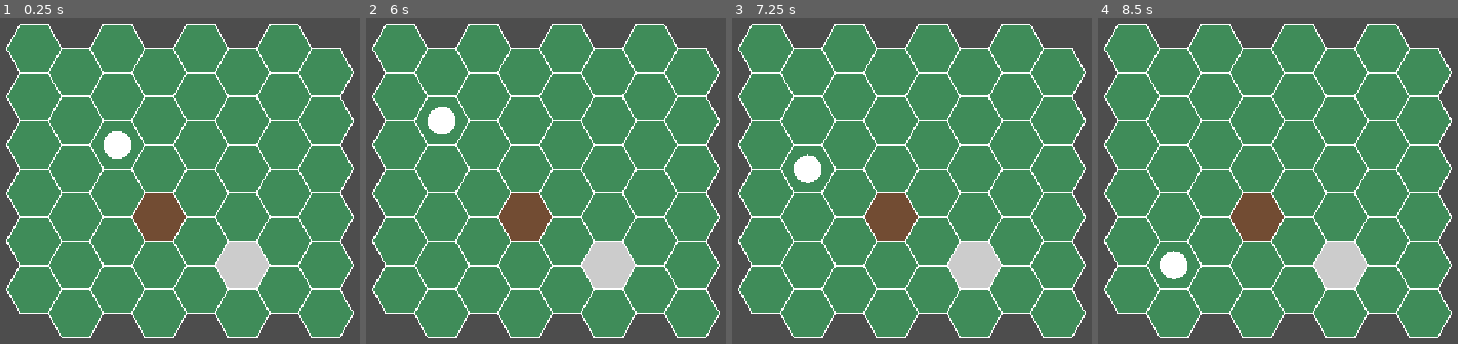
Above: before the commit, frames 1-4 (left to right).
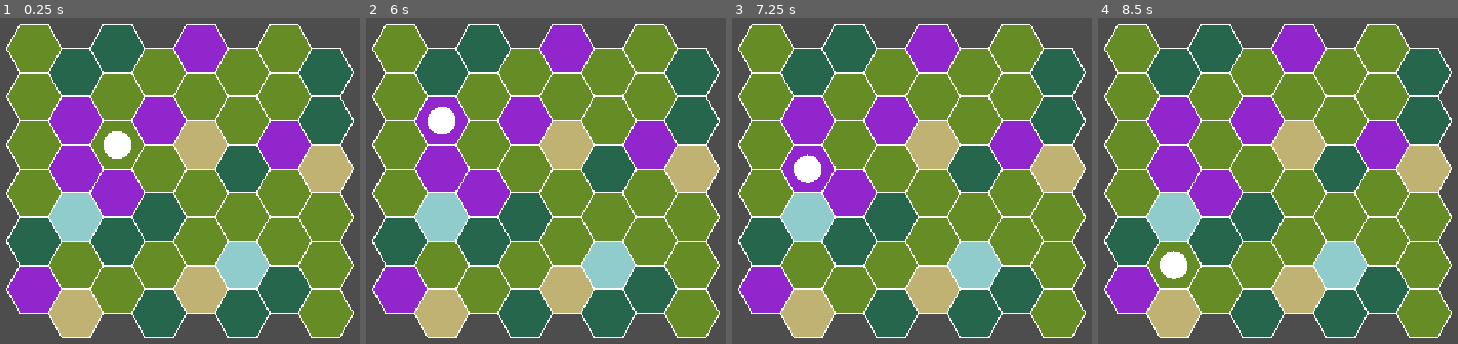
Above: after the commit, the same moments.

Repository: CookieZ0710/armello-lite
Game: Godot game, scene res://scenes/Main.tscn
Same seed, same stepped clock (60 frames per second), same inputs: the game is played once before the commit and once after it.
Inputs (mouse positions are in pixels of both pictures, inside the frame that each line leads up to):
- Up to frame 1 (0.25 s): no input
- Up to frame 2 (6 s): tap Enter at 0.5, 2, 3.5 s; move the mouse to (398, 47) at 0.52 s; click (398, 47) at 0.67 s; tap Space at 1.25, 2.75, 4.25 s; move the mouse to (398, 96) at 1.27 s; click (398, 96) at 1.42 s; move the mouse to (398, 145) at 2.02 s; click (398, 145) at 2.17 s; move the mouse to (398, 194) at 2.77 s; click (398, 194) at 2.92 s; move the mouse to (398, 239) at 3.52 s; click (398, 239) at 3.67 s; move the mouse to (398, 288) at 4.27 s; click (398, 288) at 4.42 s; move the mouse to (441, 73) at 5.02 s; click (441, 73) at 5.17 s; move the mouse to (441, 122) at 5.77 s; click (441, 122) at 5.92 s
- Up to frame 3 (7.25 s): move the mouse to (807, 167) at 6.52 s; click (807, 167) at 6.67 s
- Up to frame 4 (8.5 s): move the mouse to (1173, 216) at 7.27 s; click (1173, 216) at 7.42 s; move the mouse to (1173, 265) at 8.02 s; click (1173, 265) at 8.17 s

The runs differ from the first frame. In frame 1, 77% of the frame differs, in the area x 1-99%, y 2-98%; in frame 2, 77%; in frame 3, 77%; in frame 4, 77%.

Commit message:
added more tile types

Diff:
--- a/scripts/hex_tile.gd
+++ b/scripts/hex_tile.gd
@@ -4,16 +4,20 @@
 signal tile_clicked(coordinates)
 var coordinates = Vector2i.ZERO
 enum TileType {
-	GRASS,
-	SWAMP,
-	MOUNTAIN
+	GRASS,			# plain
+	FOREST,			# stealth at night
+	SWAMP,			# -1 health
+	STONE,			# +1 health
+	MOUNTAIN,		# 2 ap
+	SETTLEMENT,		#
+	RUINS			#
 }
 var tile_type: TileType = TileType.GRASS	# our default tile type
 var movement_cost: int = 1
 var health_change: int = 0
 
 @export var radius: float = 40.0
-@export var tile_color: Color = Color(0.25, 0.55, 0.35)
+@export var tile_color: Color = Color(0.4, 0.55, 0.15, 1.0)
 
 func _ready():
 	var polygon = $Polygon2D
@@ -49,15 +53,31 @@
 
 	match tile_type:
 		TileType.GRASS:
-			tile_color = Color(0.25, 0.55, 0.35)
+			tile_color = Color(0.4, 0.55, 0.15)
+			movement_cost = 1
+			health_change = 0
+		TileType.FOREST:
+			tile_color = Color(0.15, 0.4, 0.3)
 			movement_cost = 1
 			health_change = 0
 		TileType.SWAMP:
-			tile_color = Color(0.45, 0.30, 0.20)
+			tile_color = Color(0.45, 0.30, 0.2)
 			movement_cost = 1
 			health_change = -1
+		TileType.STONE:
+			tile_color = Color(0.57, 0.8, 0.8)
+			movement_cost = 1
+			health_change = +1
 		TileType.MOUNTAIN:
 			tile_color = Color(0.8, 0.8, 0.8)
+			movement_cost = 2
+			health_change = 0
+		TileType.SETTLEMENT:
+			tile_color = Color(0.75, 0.7, 0.45)
+			movement_cost = 2
+			health_change = 0
+		TileType.RUINS:
+			tile_color = Color(0.57, 0.15, 0.8)
 			movement_cost = 2
 			health_change = 0
 
@@ -68,9 +88,17 @@
 	match tile_type:
 		TileType.GRASS:
 			return "GRASS"
+		TileType.FOREST:
+			return "FOREST"
 		TileType.SWAMP:
 			return "SWAMP"
+		TileType.STONE:
+			return "STONE"
 		TileType.MOUNTAIN:
 			return "MOUNTAIN"
+		TileType.SETTLEMENT:
+			return "SETTLEMENT"
+		TileType.RUINS:
+			return "RUINS"
 
 	return "UNKNOWN"
--- a/scripts/main.gd
+++ b/scripts/main.gd
@@ -11,8 +11,11 @@
 var hex_tiles = {}						# our map container
 
 func _ready() -> void:
+	randomize()
+
 	generate_map()		# make hex tiles
 	center_map()		# check and move to mid of tiles
+
 	player_coordinates = offset_to_axial(2, 2)
 	create_player()		# add player
 
@@ -36,11 +39,21 @@
 			hex.coordinates = axial
 			hex.position = axial_to_pixel(axial, hex.radius)
 
-			if col == 3 and row == 3:
+			var roll = randi_range(1,100)
+			if roll <= 40:
+				hex.set_tile_type(HexTile.TileType.GRASS)
+			elif roll <= 65:
+				hex.set_tile_type(HexTile.TileType.FOREST)
+			elif roll <= 70:
 				hex.set_tile_type(HexTile.TileType.SWAMP)
-
-			if col == 5 and row == 4:
+			elif roll <= 75:
+				hex.set_tile_type(HexTile.TileType.STONE)
+			elif roll <= 80:
 				hex.set_tile_type(HexTile.TileType.MOUNTAIN)
+			elif roll <= 90:
+				hex.set_tile_type(HexTile.TileType.SETTLEMENT)
+			else:
+				hex.set_tile_type(HexTile.TileType.RUINS)
 
 			add_child(hex)
 			hex_tiles[axial] = hex
